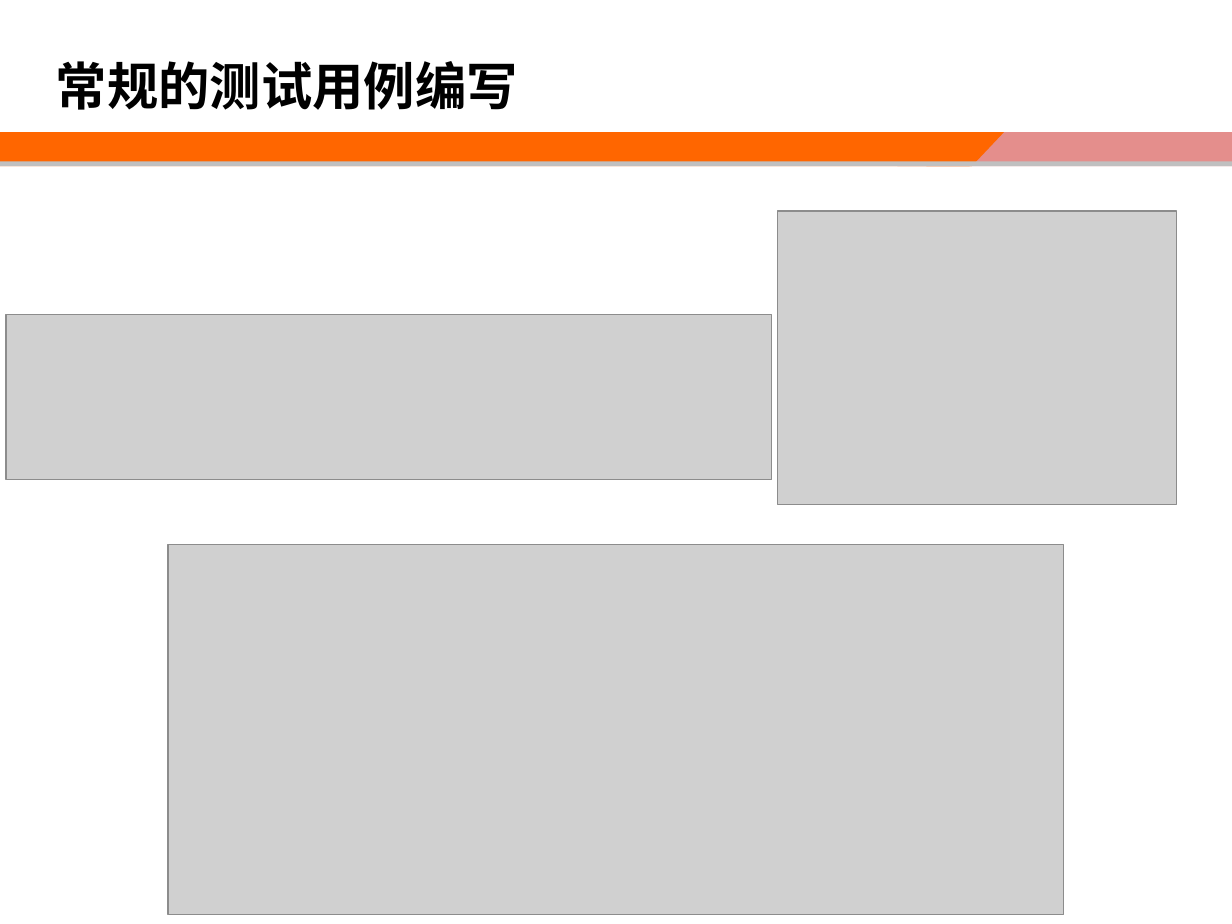
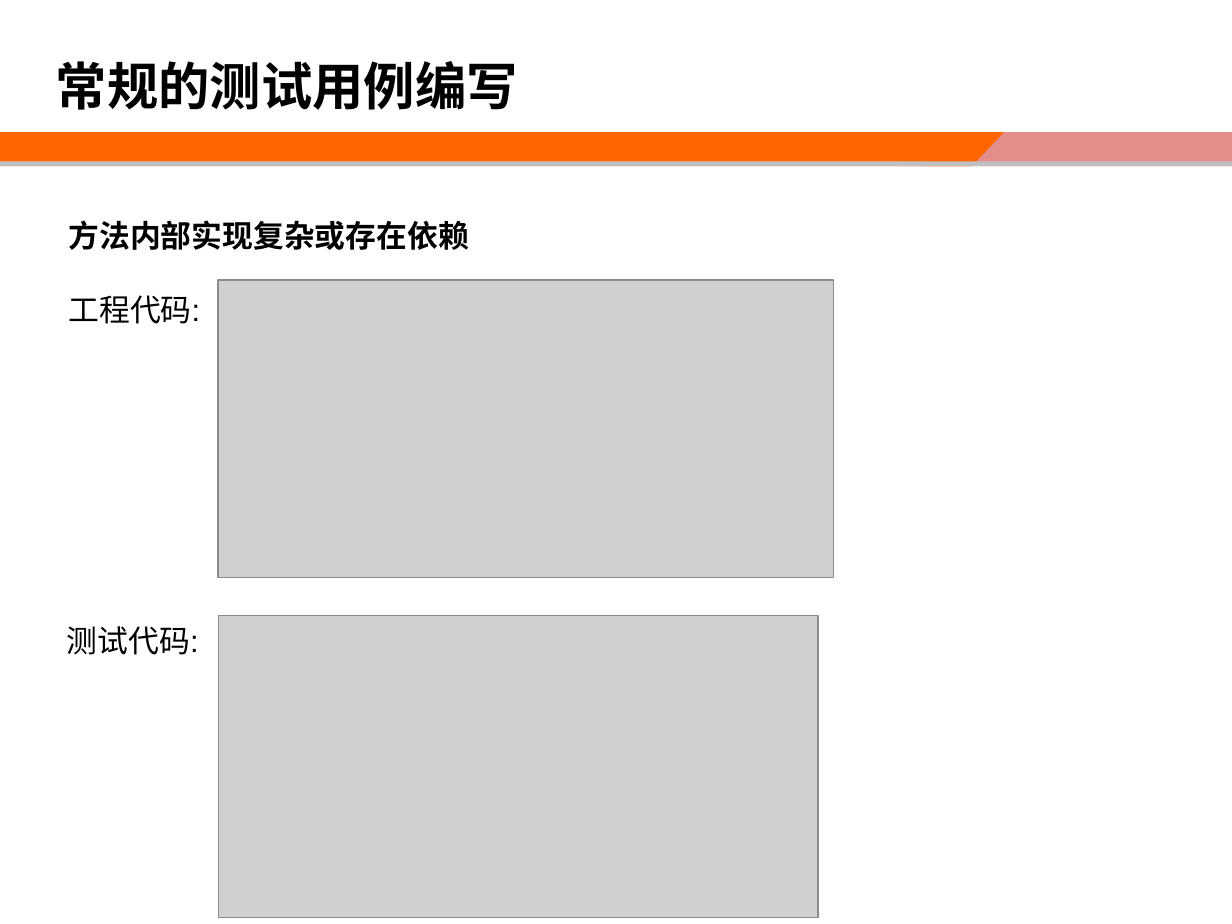
Before and after one commit to zhaosw/doc, a slide deck: slide 29 of 单元测试教程.ppt (slide 27 before the commit). Drawn at 1232x924 pixels with LibreOffice and Linux fonts; fonts in the diff are those of the drawing; grey boxes stand for pictures; background and template pictures are left out. Boxes give left, top, right and bottom in pixels: in the first picture for what was removed or moved away, otherwise in the second. Text is boxed around its words. In the diff, an @@ line names an element or a change of style, - is before the commit and + after.

```diff
--- a/单元测试教程.ppt
+++ b/单元测试教程.ppt
@@ text added at <box>69,220,469,324</box>, 18 pt, text #000000, bold @@
+方法内部实现复杂或存在依赖
+工程代码:
@@ picture removed at <box>777,211,1177,504</box> @@
@@ picture: place and size @@
-picture at <box>6,314,771,479</box>
+picture at <box>218,280,833,578</box>
@@ text added at <box>67,626,199,655</box>, 18 pt, text #000000 @@
+测试代码:
@@ picture: place and size @@
-picture at <box>168,545,1063,914</box>
+picture at <box>218,615,818,917</box>
```
Also in this commit, not shown: 6 other slides changed, 12 slides added, 2 slides removed.
